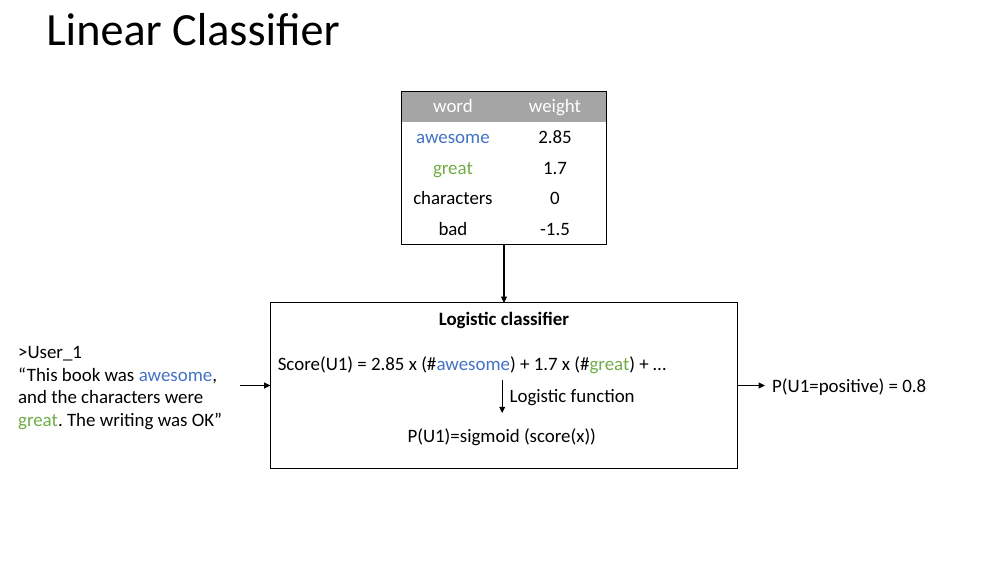
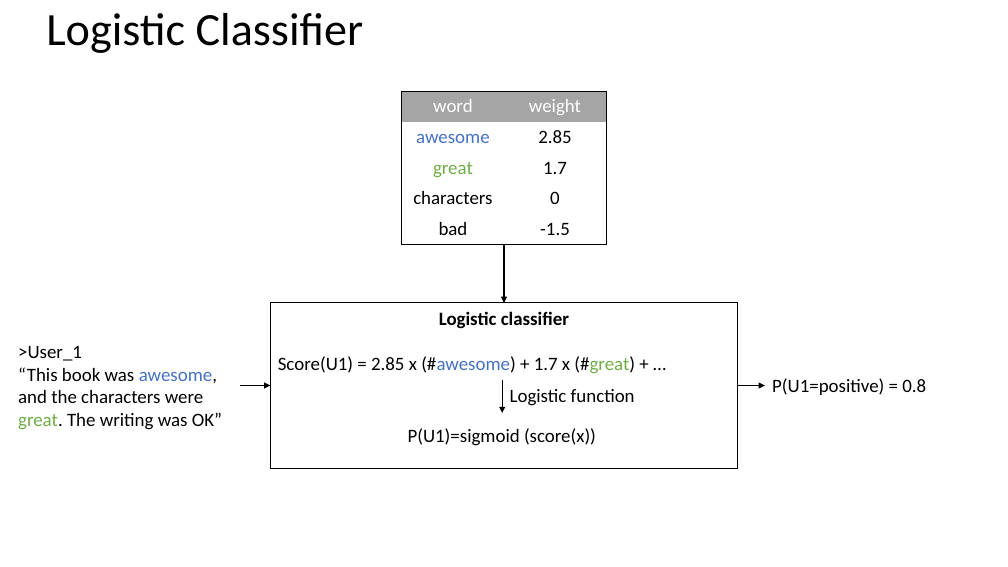
Before and after one commit to ua-dsf/ML_sprint, a slide deck: slide 18 of sprint2_classification/module1_regression_part2.pptx (slide 15 before the commit). Drawn at 1008x567 pixels with LibreOffice and Linux fonts; fonts in the diff are those of the drawing. Boxes give left, top, right and bottom in pixels: in the first picture for what was removed or moved away, otherwise in the second. Text is boxed around its words. In the diff, an @@ line names an element or a change of style, - is before the commit and + after.

```diff
--- a/sprint2_classification/module1_regression_part2.pptx
+++ b/sprint2_classification/module1_regression_part2.pptx
@@ text at bbox=[46, 13, 363, 53]: text changed @@
-Linear Classifier
+Logistic Classifier
```
Also in this commit, not shown: 6 other slides changed, 13 slides added, 1 other file.
